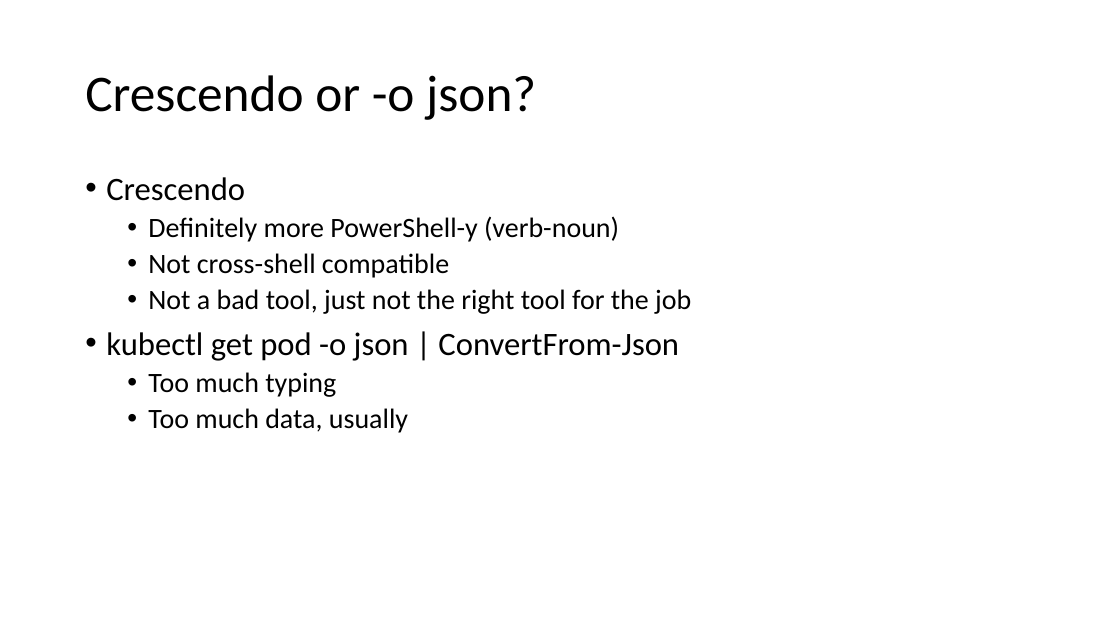
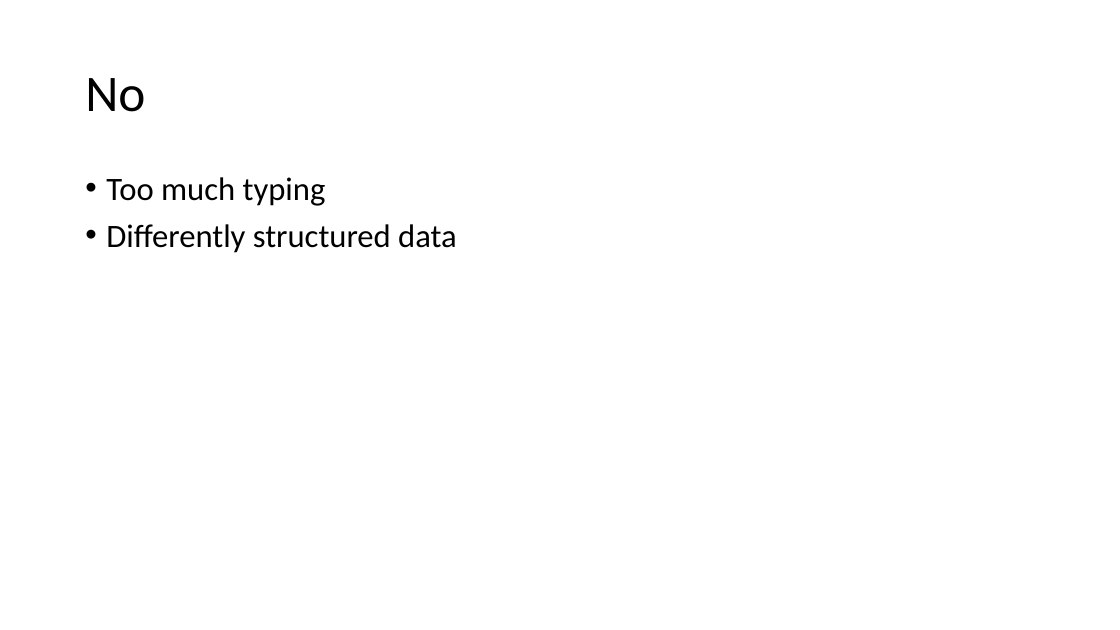
Before and after one commit to ThePoShWolf/Sessions, a slide deck: slide 11 of 2023-04-27 - Making Kubectl PowerShell friendly/PowerShell Summit 2023 - Making Kubectl PowerShell friendly.pptx (slide 5 before the commit). Drawn at 1120x630 pixels with LibreOffice and Linux fonts; fonts in the diff are those of the drawing; background and template pictures are left out. Boxes give left, top, right and bottom in pixels: in the first picture for what was removed or moved away, otherwise in the second. Text is boxed around its words. In the diff, an @@ line names an element or a change of style, - is before the commit and + after.

Commit message:
updating deck

```diff
--- a/2023-04-27 - Making Kubectl PowerShell friendly/PowerShell Summit 2023 - Making Kubectl PowerShell friendly.pptx
+++ b/2023-04-27 - Making Kubectl PowerShell friendly/PowerShell Summit 2023 - Making Kubectl PowerShell friendly.pptx
@@ title at bbox=[85, 78, 145, 112]: text changed @@
-Crescendo or -o json?
+No
@@ text at bbox=[106, 177, 691, 361]: paragraphs removed @@
-• Crescendo
-  • Definitely more PowerShell-y (verb-noun)
-  • Not cross-shell compatible
-  • Not a bad tool, just not the right tool for the job
-• kubectl get pod -o json | ConvertFrom-Json
@@ text at bbox=[106, 177, 326, 206]: size 24 to 28 pt in "Too much typing"; list level 2 to 1 in "Too much typing" @@
@@ text at bbox=[106, 224, 457, 253]: text changed; size 24 to 28 pt @@
-  • Too much data, usually
+• Differently structured data
```
Also in this commit, not shown: 3 other slides changed, 9 slides added.
